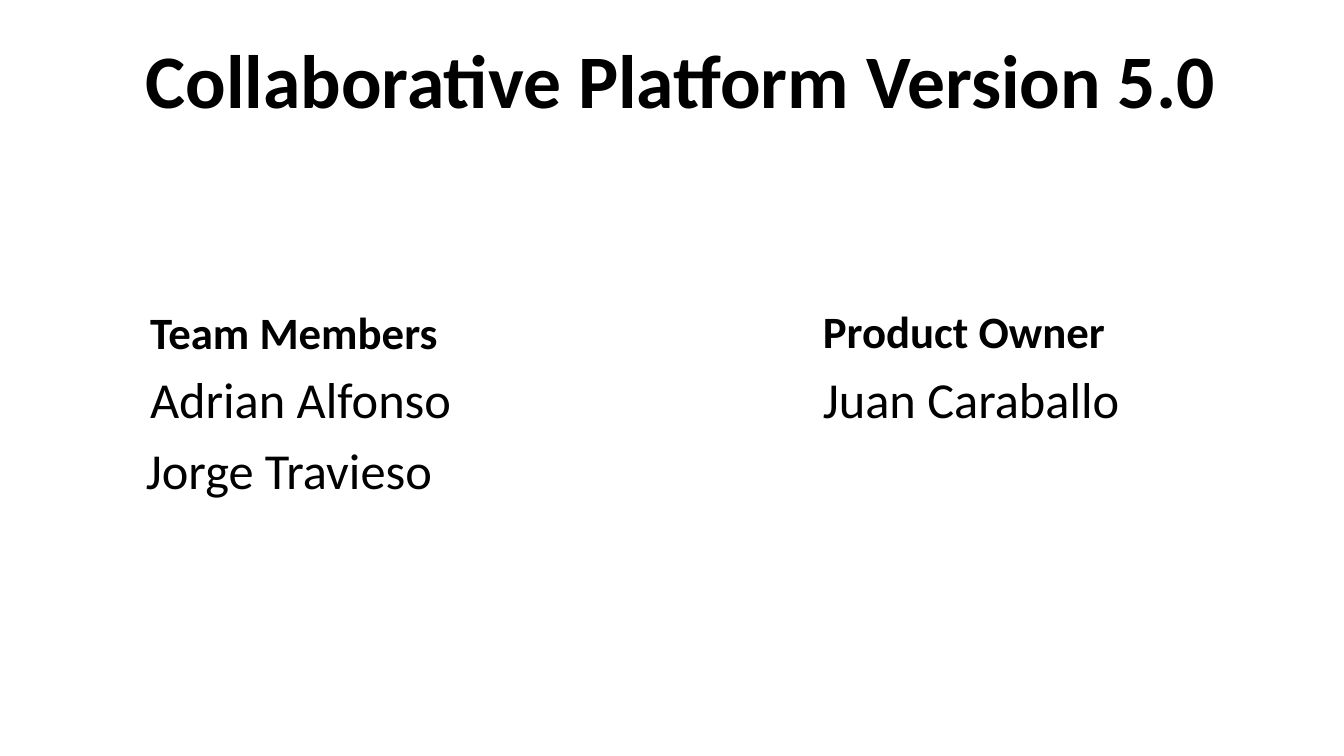
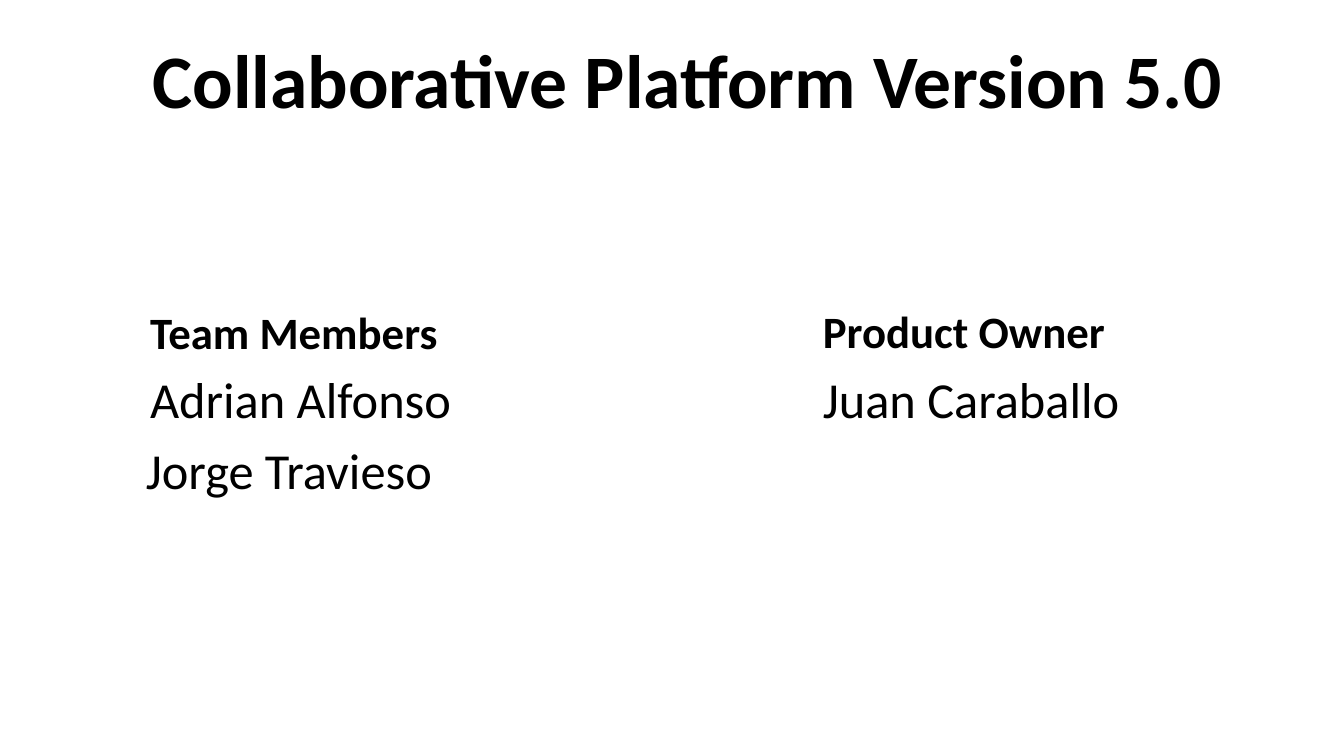
Before and after one commit to FIU-SCIS-Senior-Projects/Collaborative-Platform, a slide deck: slide 1 of Documents/Our Docs/Slides/Sprint2Presentation.pptx. Drawn at 1344x756 pixels with LibreOffice and Linux fonts; fonts in the diff are those of the drawing. Boxes give left, top, right and bottom in pixels: in the first picture for what was removed or moved away, otherwise in the second. Text is boxed around its words. In the diff, an @@ line names an element or a change of style, - is before the commit and + after.

```diff
--- a/Documents/Our Docs/Slides/Sprint2Presentation.pptx
+++ b/Documents/Our Docs/Slides/Sprint2Presentation.pptx
@@ text "Collaborative Platform Version 5.0" at (153, 55, 1222, 109): alignment left to centre @@
```
Also in this commit, not shown: 1 other slide changed, 6 slides added, 5 slides removed, 6 other files.
